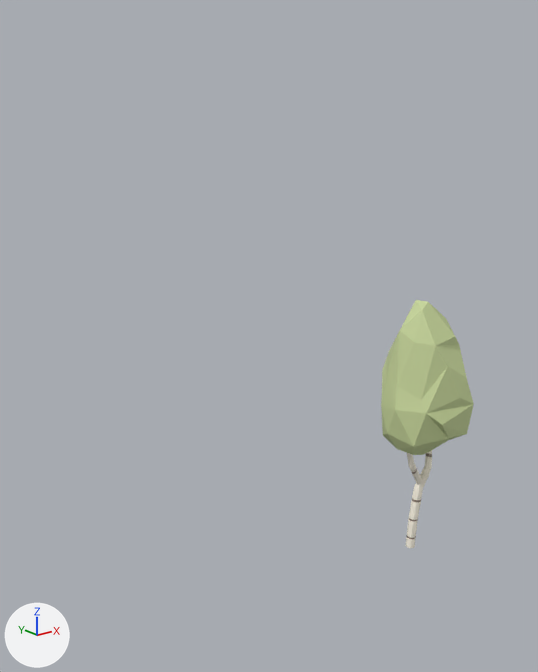
The FBX model Assets/Models/Birch_tree.fbx, before and after one commit.
One viewpoint serves both versions: a 50 mm lens placed at (-8.01, -11.93, 10.86), pointed at (1.91, 0.47, 5.9). Arrows for +X, +Y and +Z are at lower left; the lights stay in place. Where no turn or scale is listed for an object, it has been applied to the vertices.
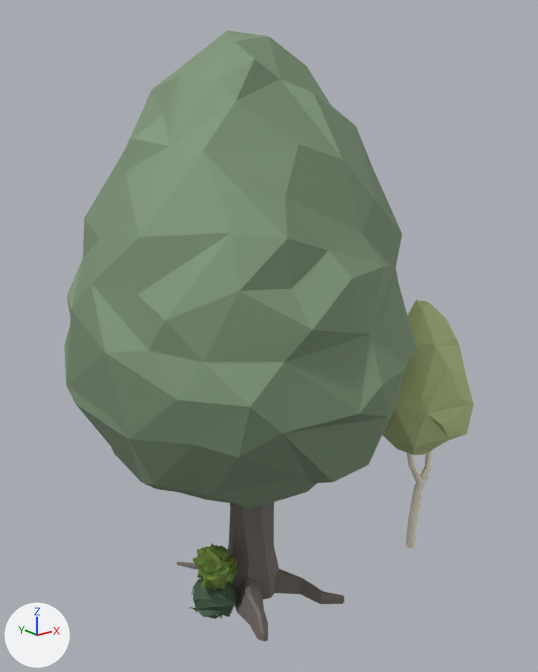
Where the newer file only moved an object's origin or applied its transform, the numbers keep the older frame.

Pixel boxes [x1, y1, x2, y2] of what changed, in the pictures (538 x 672 px):
'pCylinder11', added (green): after [64, 30, 417, 642]
    faces in mat_blinn9 (green #8aa184): [64, 30, 417, 510]
    faces in mat_blinn8 (grey #827a75): [177, 502, 344, 642]
'pCylinder2', now drawn (green): after [192, 544, 239, 591]
    faces in mat_leaves_005 (green #708b3d): [192, 544, 239, 591]
'Bramble', added (green): after [191, 578, 240, 619]
    faces in mat_leaves_003 (dark green #506952): [193, 578, 238, 619]
'group7_pasted__group5_pasted__pasted__group2_pasted__pa_1873054', added: after [188, 590, 237, 619]

What the commit changed:
Material 'Stengel.001' (mat_stengel_001) is new.
Its base color is (0.0679, 0.0797, 0.0614) (dark grey #4a5046).
Its metallic is 0.5.
Its roughness is 0.749.
Material 'Berries.001' (mat_berries_001) is new.
Its base color is (0.581, 0.0925, 0.0668) (red #c95649).
Its metallic is 0.5.
Its roughness is 0.749.
Material 'Leaves.005' (mat_leaves_005) is new.
Its base color is (0.162, 0.26, 0.0471) (green #708b3d).
Its metallic is 0.5.
Its roughness is 0.749.
Material 'Grass.001' (mat_grass_001) is new.
Its base color is (0.111, 0.312, 0.0734) (green #5e984d).
Its metallic is 0.5.
Its roughness is 0.749.
Material 'blinn8' (mat_blinn8) is new.
Its base color is (0.222, 0.194, 0.178) (grey #827a75).
Its metallic is 0.5.
Its roughness is 0.749.
Material 'blinn9' (mat_blinn9) is new.
Its base color is (0.256, 0.358, 0.232) (green #8aa184).
Its metallic is 0.5.
Its roughness is 0.749.
Material 'Leaves.003' (mat_leaves_003) is new.
Its base color is (0.0804, 0.141, 0.0838) (dark green #506952).
Its metallic is 0.5.
Its roughness is 0.749.
Material 'pasted__pasted__pasted__Wood5.001' (mat_pasted__pasted__pasted__wood5_001) is new.
Its base color is (0.129, 0.0932, 0.0481) (brown #65563e).
Its metallic is 0.5.
Its roughness is 0.749.
Material 'pasted__pasted__pasted__Bramble5.001' (mat_pasted__pasted__pasted__bramble5_001) is new.
Its base color is (0.0387, 0.0283, 0.0516) (dark purple #372f40).
Its metallic is 0.5.
Its roughness is 0.749.
Mesh me_mesh_1 is new.
It has 498 vertices, 846 faces and spans x -228.0..283.0, y 49.0..881.0, z -294.0..280.0.
Faces by material slot: [106, 500, 240].
It uses material mat_stengel_001 (dark grey #4a5046).
It uses material mat_leaves_005 (green #708b3d).
It uses material mat_berries_001 (red #c95649).
Mesh me_mesh_006 is new.
It has 6368 vertices, 6118 faces and spans x -0.656..0.572, y -0.492..0.599, z -0.119..0.198.
It uses material mat_grass_001 (green #5e984d).
Mesh me_mesh_002 is new.
It has 375 vertices, 555 faces and spans x -2.49..4.75, y -3.42..4.15, z -0.04..12.21.
Faces by material slot: [191, 364].
It uses material mat_blinn8 (grey #827a75).
It uses material mat_blinn9 (green #8aa184).
Mesh me_mesh_005 is new.
It has 1682 vertices, 2667 faces and spans x -0.523..0.516, y -0.537..0.583, z -0.339..0.483.
Faces by material slot: [168, 1764, 735].
It uses material mat_leaves_003 (dark green #506952).
It uses material mat_pasted__pasted__pasted__bramble5_001 (dark purple #372f40).
It uses material mat_pasted__pasted__pasted__wood5_001 (brown #65563e).
Object 'pCylinder2' (ob_pcylinder2) now shows me_mesh_1 instead of nothing.
Object 'group7_pasted__group5_pasted__pasted__group2_pasted__pa_1873054' (ob_group7_pasted__group5_pasted__pasted__group2_pasted__pa_1873054) is new; it shows me_mesh_006.
Its location is (0.01, 0.01, 0.06).
Object 'pCylinder11' (ob_pcylinder11) is new; it shows me_mesh_002.
Its location is (0.0, 0.0, 0.0).
Object 'Bramble' (ob_bramble) is new; it shows me_mesh_005.
Its location is (0.0, 0.05, 0.24).
